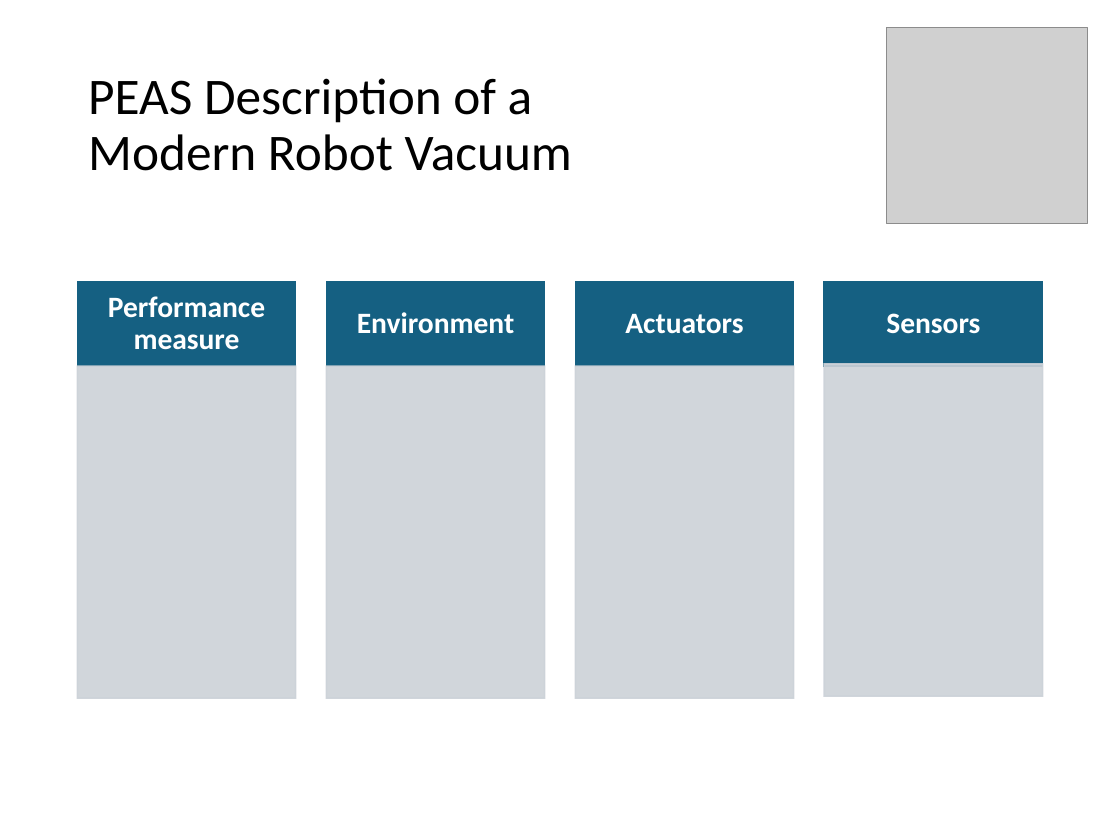
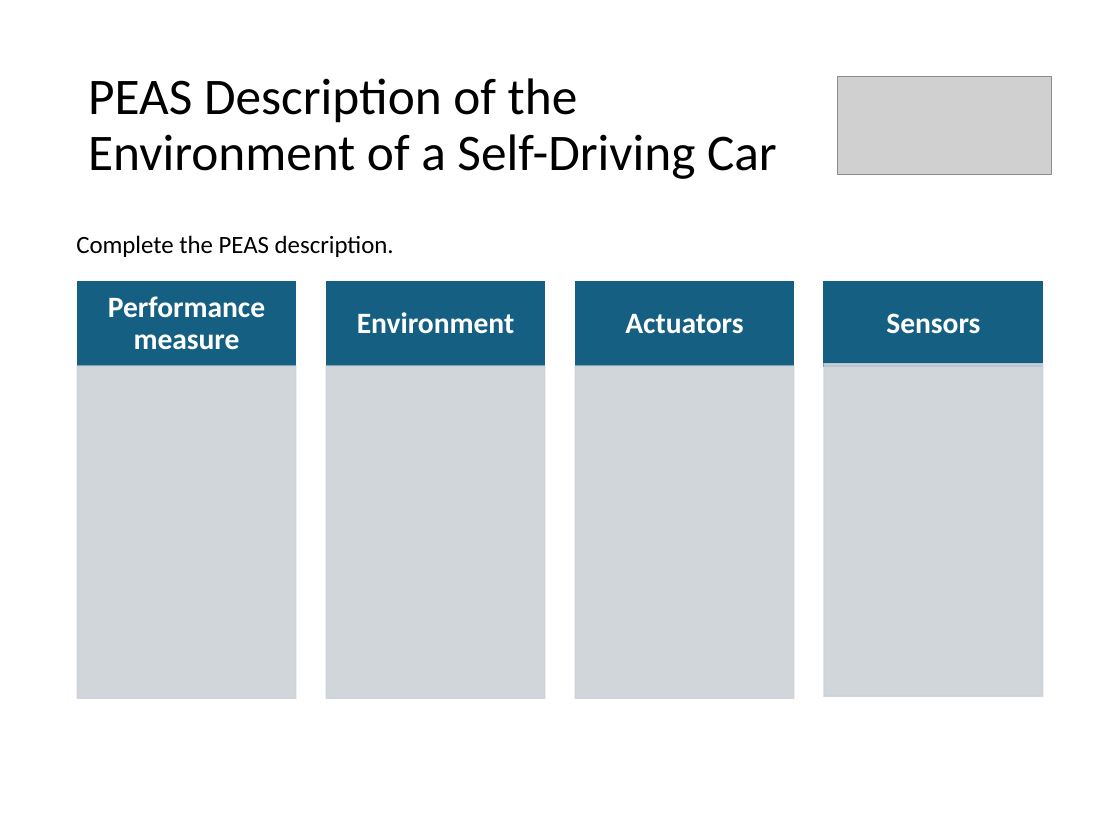
Before and after one commit to mhahsler/Introduction_to_Artificial_Intelligence, a slide deck: slide 12 of slides/discussion/02_agents_discussion.pptx (slide 38 before the commit). Drawn at 1120x840 pixels with LibreOffice and Linux fonts; fonts in the diff are those of the drawing; grey boxes stand for pictures. Boxes give left, top, right and bottom in pixels: in the first picture for what was removed or moved away, otherwise in the second. Text is boxed around its words. In the diff, an @@ line names an element or a change of style, - is before the commit and + after.

```diff
--- a/slides/discussion/02_agents_discussion.pptx
+++ b/slides/discussion/02_agents_discussion.pptx
@@ picture removed at bbox=[887, 28, 1088, 224] @@
@@ title at bbox=[88, 78, 777, 179]: text changed @@
-PEAS Description of a
-Modern Robot Vacuum
+PEAS Description of the Environment of a Self-Driving Car
@@ picture added at bbox=[838, 77, 1052, 176] @@
@@ text added at bbox=[76, 235, 394, 257], 16 pt, text #000000 @@
+Complete the PEAS description.
```
Also in this commit, not shown: 10 other slides changed, 11 slides added, 31 slides removed, 1 other file.
